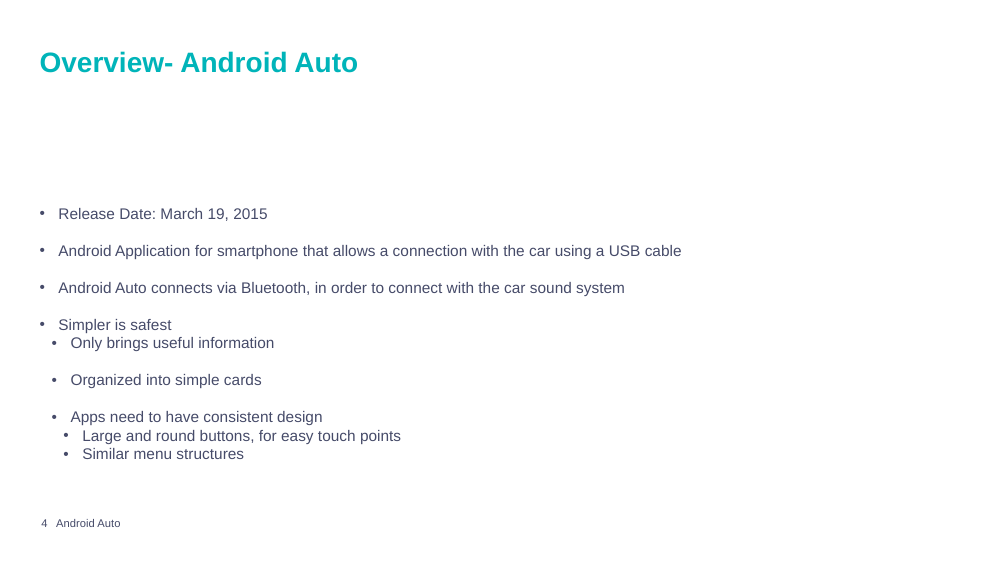
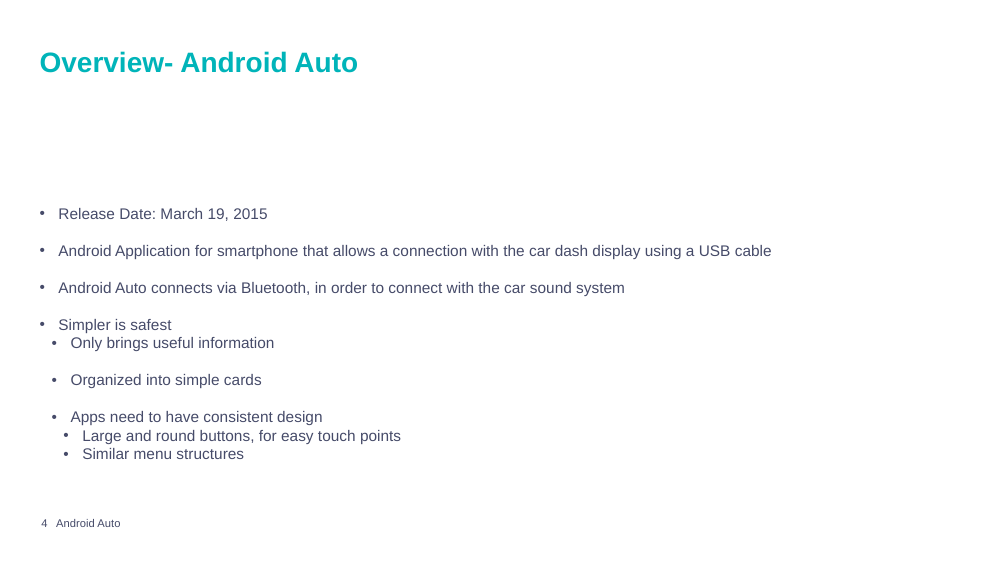
Before and after one commit to mpiresgro/AndroidAutoInfo, a slide deck: slide 4 of PowerPoint Final/Presentation_Joao_Mauro.pptx. Drawn at 1008x567 pixels with LibreOffice and Linux fonts; fonts in the diff are those of the drawing; background and template pictures are left out. Boxes give left, top, right and bottom in pixels: in the first picture for what was removed or moved away, otherwise in the second. Text is boxed around its words. In the diff, an @@ line names an element or a change of style, - is before the commit and + after.

```diff
--- a/PowerPoint Final/Presentation_Joao_Mauro.pptx
+++ b/PowerPoint Final/Presentation_Joao_Mauro.pptx
@@ text at <box>58,245,772,259</box>: text changed @@
-• Android Application for smartphone that allows a connection with the car using a USB cable
+• Android Application for smartphone that allows a connection with the car dash display using a USB cable
```
Also in this commit, not shown: 2 other slides changed.
